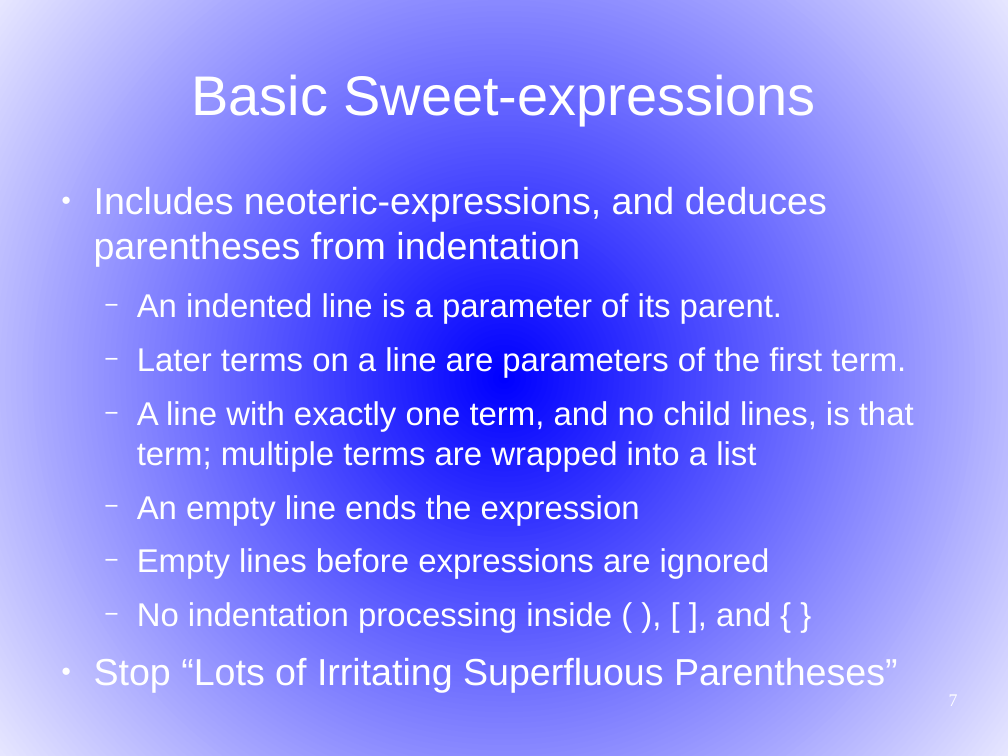
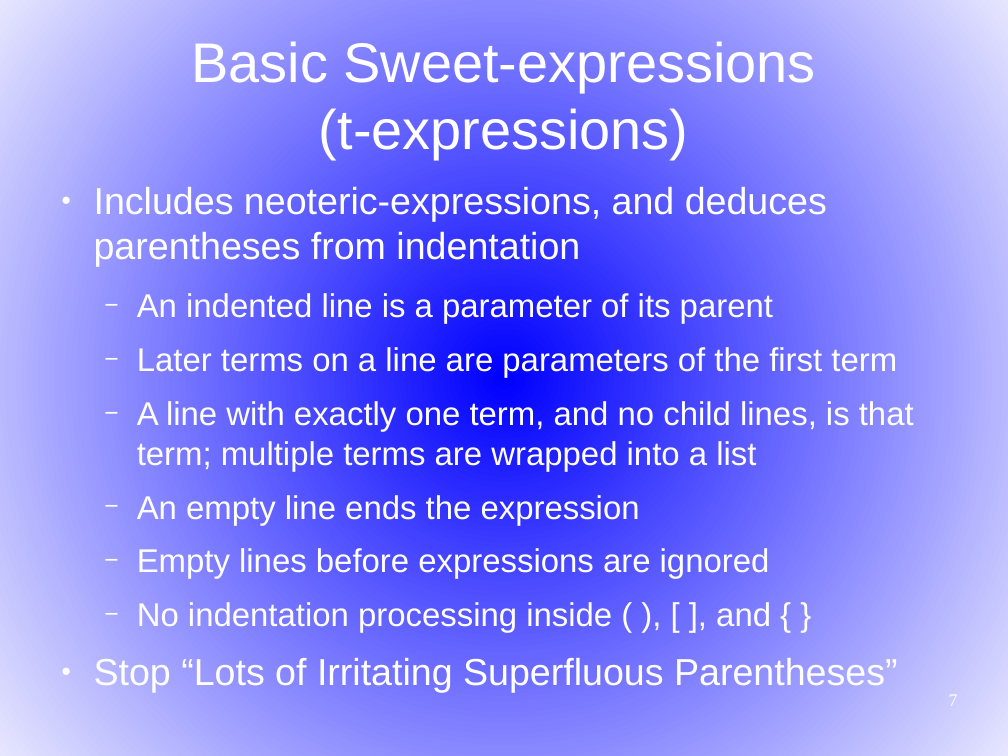
Before and after one commit to martin12333/Readable-Lisp-S-expressions, a slide deck: slide 7 of readable-s-expressions.odp. Drawn at 1008x756 pixels with LibreOffice and Linux fonts; fonts in the diff are those of the drawing. Boxes give left, top, right and bottom in pixels: in the first picture for what was removed or moved away, otherwise in the second. Text is boxed around its words. In the diff, an @@ line names an element or a change of style, - is before the commit and + after.

```diff
--- a/readable-s-expressions.odp
+++ b/readable-s-expressions.odp
@@ title at box(191, 41, 815, 159): text changed @@
-Basic Sweet-expressions
+Basic Sweet-expressions
+(t-expressions)
@@ text at box(137, 293, 897, 378): text changed @@
-  − An indented line is a parameter of its parent.
-  − Later terms on a line are parameters of the first term.
+  − An indented line is a parameter of its parent
+  − Later terms on a line are parameters of the first term
```
Also in this commit, not shown: 8 other slides changed, 1 slide added.
